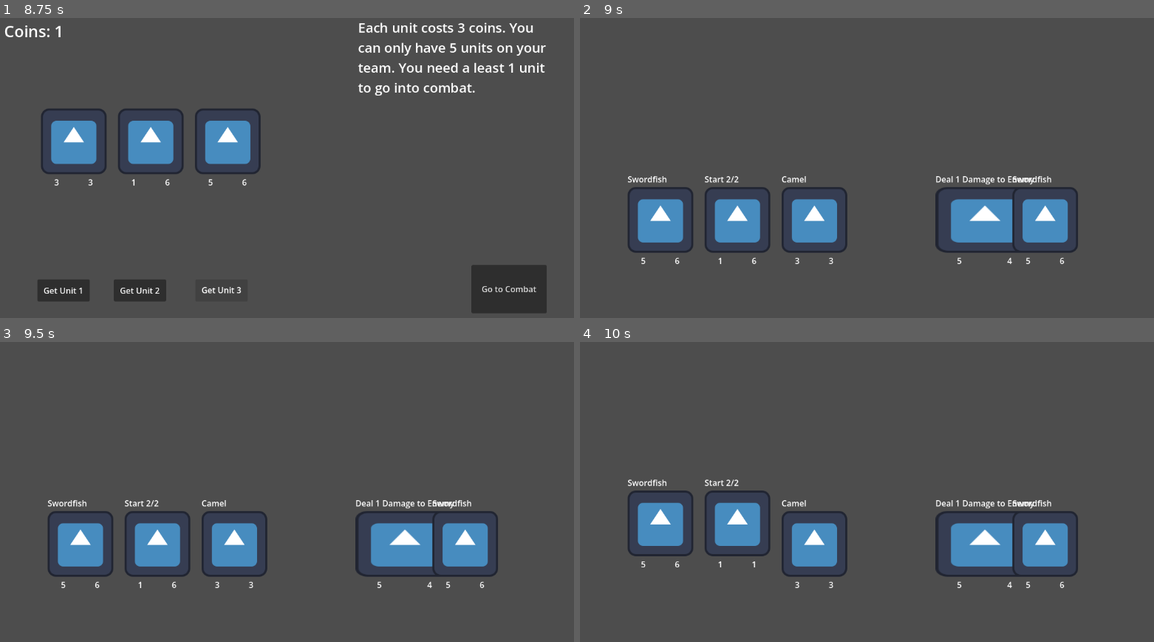
Above: before the commit, frames 1-4 (two rows, left to right).
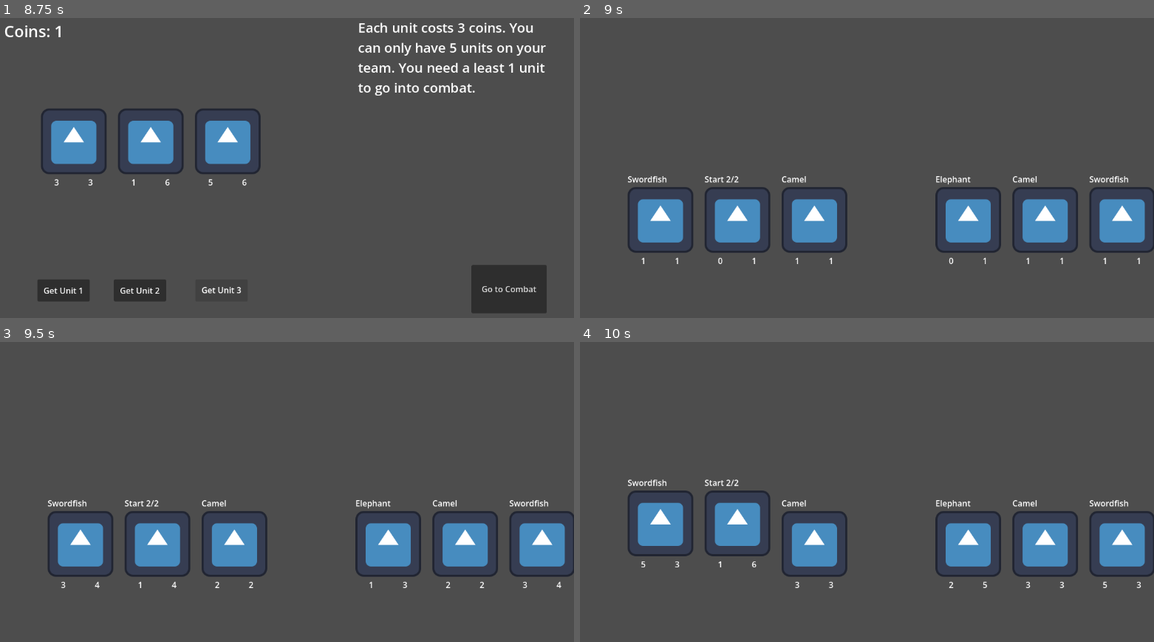
Above: after the commit, the same moments.

Repository: skeeeth/HACKER_AUTO_PETS
Game: Godot game, scene res://Scenes/ShopScene.tscn
The game is run twice, just before and just after one commit, with the same random seed, the same clock (stepped at 60 frames per second) and the same inputs. The engine's default icon, where the game draws it, is replaced by a stand-in: a white triangle on a blue panel in a dark square.
Inputs:
- Up to frame 1 (8.75 s): click "Go to Combat" at 0.5 s; click "Go to Combat" at 1.25 s; click "Get Unit 1" at 2 s; click "Get Unit 2" at 2.75 s; click "Get Unit 3" at 3.5 s; click "Get Unit 1" at 4.25 s; click "Get Unit 2" at 5 s; click "Get Unit 3" at 5.75 s; click "Get Unit 1" at 6.5 s; click "Get Unit 2" at 7.25 s; click "Get Unit 3" at 8 s
- Up to frame 2 (9 s): click "Go to Combat" at 8.75 s
- Up to frame 3 (9.5 s): no input
- Up to frame 4 (10 s): tap Enter (ui_accept) at 9.5 s; hold Enter (ui_accept) from 9.53 s (still down)

Frame 1 is identical in both runs. In frame 2, 2.9% of the frame differs, in the area x 10-100%, y 52-83%; in frame 3, 2.9%; in frame 4, 2.9%.

Commit message:
Attack phase update and trigger implementation
Experimental text roll

set ease

Diff:
--- a/Resources/Effects/Swordfish.tres
+++ b/Resources/Effects/Swordfish.tres
@@ -3,12 +3,11 @@
 [ext_resource type="Script" uid="uid://d6hrknb1lvds" path="res://Resources/effectData.gd" id="1_8xwy5"]
 [ext_resource type="Script" uid="uid://by520cy10c7wa" path="res://Resources/TargetData.gd" id="2_mb4wh"]
 
-[sub_resource type="Resource" id="Resource_qk3dh"]
+[sub_resource type="Resource" id="Resource_8xwy5"]
 script = ExtResource("2_mb4wh")
-value = -1
 metadata/_custom_type_script = "uid://by520cy10c7wa"
 
-[sub_resource type="Resource" id="Resource_fqhie"]
+[sub_resource type="Resource" id="Resource_mb4wh"]
 script = ExtResource("2_mb4wh")
 type = 1
 metadata/_custom_type_script = "uid://by520cy10c7wa"
@@ -17,5 +16,5 @@
 script = ExtResource("1_8xwy5")
 name = "Swordfish"
 magnitude_type = 1
-targets = Array[ExtResource("2_mb4wh")]([SubResource("Resource_qk3dh"), SubResource("Resource_fqhie")])
+targets = Array[ExtResource("2_mb4wh")]([SubResource("Resource_8xwy5"), SubResource("Resource_mb4wh")])
 metadata/_custom_type_script = "uid://d6hrknb1lvds"
--- /dev/null
+++ b/Resources/Units/Elephant.tres
@@ -0,0 +1,24 @@
+[gd_resource type="Resource" script_class="UnitData" format=3 uid="uid://bbj7y5pt3gybn"]
+
+[ext_resource type="Script" uid="uid://d6hrknb1lvds" path="res://Resources/effectData.gd" id="1_j0a32"]
+[ext_resource type="Script" uid="uid://6i4niaslfrq8" path="res://Resources/UnitData.gd" id="1_uq7y6"]
+[ext_resource type="Script" uid="uid://by520cy10c7wa" path="res://Resources/TargetData.gd" id="2_ntoy4"]
+
+[sub_resource type="Resource" id="Resource_l3i72"]
+script = ExtResource("2_ntoy4")
+value = -1
+metadata/_custom_type_script = "uid://by520cy10c7wa"
+
+[sub_resource type="Resource" id="Resource_nsmcw"]
+script = ExtResource("1_j0a32")
+name = "Elephant"
+trigger_state = 4
+magnitude = 1
+targets = Array[ExtResource("2_ntoy4")]([SubResource("Resource_l3i72")])
+metadata/_custom_type_script = "uid://d6hrknb1lvds"
+
+[resource]
+script = ExtResource("1_uq7y6")
+health = 5
+effect = SubResource("Resource_nsmcw")
+metadata/_custom_type_script = "uid://6i4niaslfrq8"
--- a/Resources/effectData.gd
+++ b/Resources/effectData.gd
@@ -1,7 +1,9 @@
 extends Resource
 class_name EffectData
 
-enum TriggerStates {BATTLE_START, FAINT, TURN_START, HURT}
+enum TriggerStates {BATTLE_START, FAINT, TURN_START,
+		HURT, B_ATTACK, A_ATTACK}
+
 enum EffectTypes {DAMAGE, GIVE, SUMMON}
 enum MagnitudeTypes {RAW, ATTACK, HEALTH, CUSTOM}
 #enum TargetCodes {S,O,A}
--- a/Scenes/CombatSim.tscn
+++ b/Scenes/CombatSim.tscn
@@ -2,13 +2,14 @@
 
 [ext_resource type="Script" uid="uid://dfv4x5ov05lhh" path="res://Scripts/combat_sim.gd" id="1_pc1ni"]
 [ext_resource type="Script" uid="uid://6i4niaslfrq8" path="res://Resources/UnitData.gd" id="2_ollyq"]
+[ext_resource type="Resource" uid="uid://bbj7y5pt3gybn" path="res://Resources/Units/Elephant.tres" id="3_s10s3"]
 [ext_resource type="Resource" uid="uid://bdng0x32h0e84" path="res://Resources/Units/Swordfish.tres" id="4_c2hfo"]
+[ext_resource type="Resource" uid="uid://np24ybr71b2k" path="res://Resources/Units/Camel.tres" id="4_x8mgc"]
 [ext_resource type="PackedScene" uid="uid://clvf8r4jwgtex" path="res://Scenes/NextSceneButton.tscn" id="5_c2hfo"]
-[ext_resource type="Resource" uid="uid://dxd8fem6tyriv" path="res://Resources/Units/Unit4.tres" id="6_sslh6"]
 
 [node name="CombatSim" type="Node2D" unique_id=807734234 node_paths=PackedStringArray("next_scene_button_node")]
 script = ExtResource("1_pc1ni")
-enemy_unit_data = Array[ExtResource("2_ollyq")]([ExtResource("6_sslh6"), ExtResource("4_c2hfo")])
+enemy_unit_data = Array[ExtResource("2_ollyq")]([ExtResource("3_s10s3"), ExtResource("4_x8mgc"), ExtResource("4_c2hfo")])
 step_size = 150
 next_scene_button_node = NodePath("NextSceneButton")
 
--- a/Scenes/CombatUnit.tscn
+++ b/Scenes/CombatUnit.tscn
@@ -29,13 +29,13 @@
 [node name="Damage" type="Label" parent="VBoxContainer/HBoxContainer" unique_id=1251785317]
 layout_mode = 2
 size_flags_horizontal = 3
-text = "X"
+text = "0"
 horizontal_alignment = 1
 
 [node name="Health" type="Label" parent="VBoxContainer/HBoxContainer" unique_id=554622054]
 layout_mode = 2
 size_flags_horizontal = 3
-text = "X"
+text = "0"
 horizontal_alignment = 1
 
 [node name="Effect" type="Node" parent="." unique_id=925535970]
--- a/Scripts/Combat_Class.gd
+++ b/Scripts/Combat_Class.gd
@@ -3,6 +3,7 @@
 
 signal died(who:SimUnit)
 signal hurt
+signal attack_queued
 
 @export var damage_label: Label #= $VBoxContainer/HBoxContainer/Damage
 @export var health_label: Label #= $VBoxContainer/HBoxContainer/Health
@@ -14,15 +15,17 @@
 ## This variable has a set function that changes the attack text
 var attack : int:
 	set(v):
+		_roll_text(damage_label,attack,v)
 		attack = v
-		damage_label.text = str(attack)
+		#damage_label.text = str(attack)
 
 ## This variable has a set function that changes the health text
 ## and calls the die function to emit the died signal
 var health : int:
 	set(v):
+		_roll_text(health_label,health,v)
 		health = v
-		health_label.text = str(health)
+		#health_label.text = str(health)
 		if health <= 0:
 			die()
 
@@ -44,3 +47,12 @@
 ## This function emits the died signal
 func die():
 	died.emit(self)
+
+func _roll_text(label:Label,previous:int,next:int):
+	const MIN_DURATION:float = 0.017 * 3 #~3 frames @60 fps
+	const STEP:float = 1.0/60.0
+	var change = abs(previous-next)
+	var duration = MIN_DURATION + (STEP * change)
+
+	var roll_text = self.create_tween()
+	roll_text.tween_property(label,"text",str(next),1).set_ease(Tween.EASE_IN_OUT)
--- a/Scripts/SimEffect.gd
+++ b/Scripts/SimEffect.gd
@@ -20,6 +20,9 @@
 		EffectData.TriggerStates.HURT:
 			holder.hurt.connect(trigger)
 
+		EffectData.TriggerStates.B_ATTACK:
+			holder.attack_queued.connect(trigger)
+
 func trigger():
 	manager.trigger_effect(self)
 
@@ -37,6 +40,7 @@
 			EffectData.EffectTypes.DAMAGE:
 				target.take_damage(get_magnitude())
 
+	print("Resolved " + data.name)
 	resolved.emit()
 	holder.position.y += 40 #reset
 
--- a/Scripts/combat_sim.gd
+++ b/Scripts/combat_sim.gd
@@ -86,8 +86,6 @@
 	#and when there is still players and enemies alive
 	if event.is_action_pressed("ui_accept"):
 		if combat_over == false:
-			current_phase_number += 1
-			connect_number_to_phase()
 			#phase_action()
 			advance_step() #DEBUG hotkey
 		else:
@@ -116,7 +114,8 @@
 		print("Turn has begun")
 	elif current_battle_phase == BattlePhases.ATTACK:
 		print("Time to attack")
-		hit()
+		player_queue.front().attack_queued.emit()
+		enemy_queue.front().attack_queued.emit()
 	elif current_battle_phase == BattlePhases.TURN_END:
 		print("Turn has ended")
 
@@ -131,11 +130,17 @@
 	elif dying_units.size() > 0:
 		cleanup()
 	else:
+		if current_battle_phase == BattlePhases.ATTACK: 	##hit on appropriate phase
+			hit()										## otherise just move on
+
+		current_phase_number += 1
+		connect_number_to_phase()
 		phase_action()
 
 ## This function executes the attack phase
 ## and reduces the units' health accordingly
 func hit():
+	print("Attacking")
 	player_queue.front().take_damage(enemy_queue.front().attack)
 	enemy_queue.front().take_damage(player_queue.front().attack)
 
